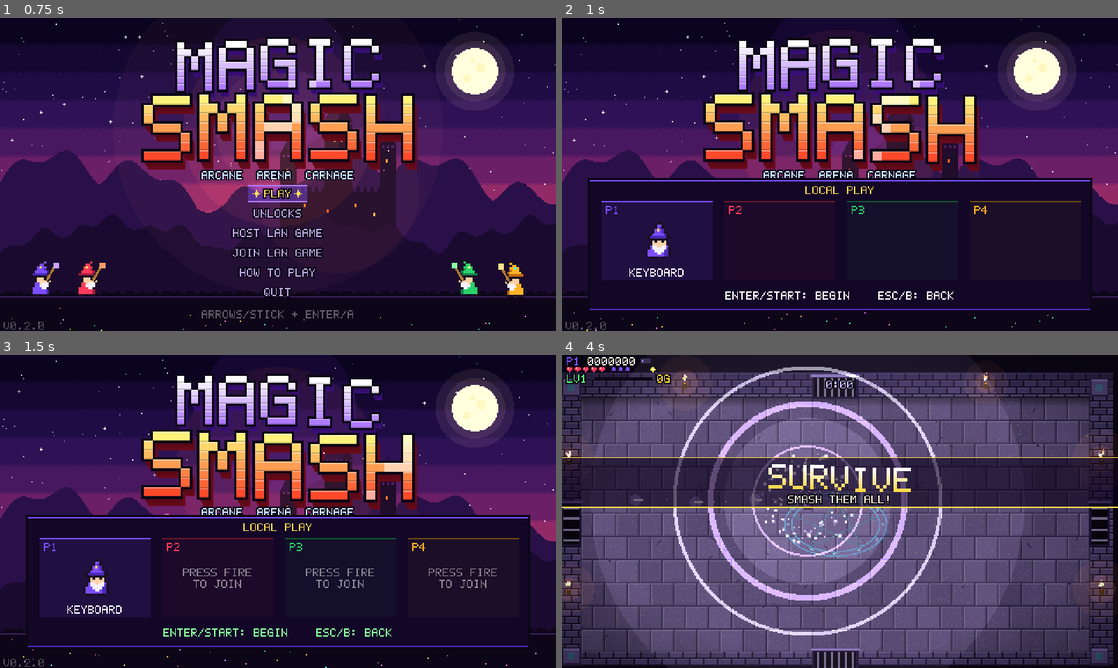
Above: before the commit, frames 1-4 (two rows, left to right).
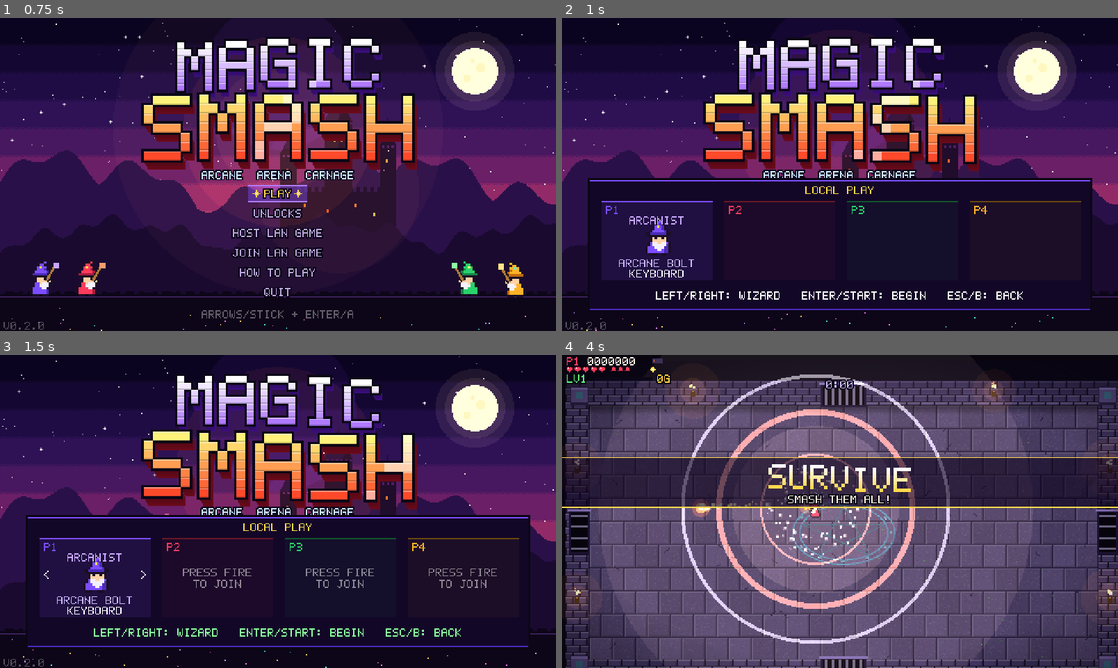
Above: after the commit, the same moments.

Repository: Proximo0/MagicSmash
Game: Godot game, scene res://game/main.tscn
The game is run twice, just before and just after one commit, with the same random seed, the same clock (stepped at 60 frames per second) and the same inputs.
Inputs (mouse positions are in pixels of both pictures, inside the frame that each line leads up to):
- Up to frame 1 (0.75 s): tap Enter at 0.5 s; move the mouse to (400, 158) at 0.52 s; hold Right from 0.53 s (still down); tap P at 0.6 s; click (400, 158) at 0.67 s
- Up to frame 2 (1 s): keep holding Right; tap Space at 0.77 s
- Up to frame 3 (1.5 s): release Right at 1.25 s; drag from (166, 527) to (250, 574) at 1.27 s
- Up to frame 4 (4 s): move the mouse to (895, 442) at 2.02 s; hold Right 2.03-2.75 s; tap Enter at 2.1 s; drag from (812, 574) to (673, 464) at 2.77 s; move the mouse to (1006, 558) at 3.52 s; hold Left from 3.53 s (still down); tap Z at 3.6 s; tap Space at 3.77 s

Frame 1 is identical in both runs. In frame 2, 1.2% of the frame differs, in the area x 10-83%, y 63-90%; in frame 3, 1.3%; in frame 4, 37%, in the area x 0-100%, y 0-100%.

Commit message:
Rework step 6c: pick your wizard in the lobby
Each player steps through four wizards (Violet Arcanist, Crimson Pyromancer,
Emerald Frostwarden, Amber Stormcaller) with their own keyboard or pad; no
two alike. The pick sets the robe colour everywhere and the starting spell.

Co-Authored-By: Claude Opus 5.5 <noreply@anthropic.com>
Claude-Session: https://claude.ai/code/session_01Mr779yQiKfgnxCHZUAtBUk

Diff:
--- a/game/arena/arena.gd
+++ b/game/arena/arena.gd
@@ -134,6 +134,7 @@
 	PlayerInput.touch = touch
 	touch.pause_pressed.connect(_toggle_pause)
 
+	G.slot_wizard = Net.wizard_picks()
 	Net.snapshot_received.connect(_on_snapshot)
 	Net.roster_changed.connect(_on_roster_changed)
 	if is_host:
@@ -142,7 +143,7 @@
 			slots.append(r.slot)
 		if slots.is_empty():
 			slots.append(0)
-		world = World.new(slots, int(Flags.get_arg("seed", "0")))
+		world = World.new(slots, int(Flags.get_arg("seed", "0")), null, Net.wizard_picks())
 		world.apply_meta(Save.run_bonuses())
 	Sfx.music("music_battle")
 
@@ -322,6 +323,7 @@
 		p.alive = pl[i + 7] > 0.5
 		p.invuln = pl[i + 8]
 		p.spell = int(pl[i + 9])
+		G.slot_wizard[slot] = int(pl[i + 10])
 		p.bombs = int(pl[i + 11])
 		p.score = int(pl[i + 12])
 		p.combo = int(pl[i + 13])
@@ -969,7 +971,7 @@
 		dirkey = "side"
 		flip = aim.x < 0
 	var fr := "a" if not p.moving or int(p.walk_t) % 2 == 0 else "b"
-	var key := "wiz%d_%s_%s" % [slot % 4, dirkey, fr]
+	var key := "wiz%d_%s_%s" % [G.wizard_of(slot), dirkey, fr]
 	var feet: Vector2 = p.pos + Vector2(0, 1)
 	if p.moving:
 		feet.y -= float(int(p.walk_t) % 2)
--- a/game/autoload/g.gd
+++ b/game/autoload/g.gd
@@ -47,8 +47,14 @@
 	high_score = Save.profile.high_score
 	return earned
 
-static func player_color(slot: int) -> Color:
-	return Sprites.PLAYER_COLORS[slot % 4].robe
+## Slot -> picked wizard (Wizards index) for drawing, filled from snapshots. A slot not in it shows its own colour.
+var slot_wizard := {}
 
-static func player_fx(slot: int) -> Color:
-	return Sprites.PLAYER_COLORS[slot % 4].fx
+func wizard_of(slot: int) -> int:
+	return int(slot_wizard.get(slot, slot % 4))
+
+func player_color(slot: int) -> Color:
+	return Sprites.PLAYER_COLORS[wizard_of(slot)].robe
+
+func player_fx(slot: int) -> Color:
+	return Sprites.PLAYER_COLORS[wizard_of(slot)].fx
--- a/game/autoload/net.gd
+++ b/game/autoload/net.gd
@@ -151,7 +151,7 @@
 		used.append(r.slot)
 	for s in G.MAX_PLAYERS:
 		if not used.has(s):
-			roster.append({"slot": s, "peer": peer, "device": device})
+			roster.append({"slot": s, "peer": peer, "device": device, "wizard": Wizards.first_free(s, _wizards_taken(-1))})
 			roster.sort_custom(func(a, b): return a.slot < b.slot)
 			return s
 	return -1
@@ -177,6 +177,40 @@
 		if r.peer == 1 and r.device == device:
 			roster.erase(r)
 	_push_roster()
+
+## Wizards (Wizards index) picked by everyone in the roster except `slot`.
+func _wizards_taken(slot: int) -> Array:
+	var out := []
+	for r in roster:
+		if r.slot != slot:
+			out.append(int(r.get("wizard", r.slot)))
+	return out
+
+## slot -> picked wizard, for World.new.
+func wizard_picks() -> Dictionary:
+	var out := {}
+	for r in roster:
+		out[r.slot] = int(r.get("wizard", r.slot))
+	return out
+
+## Called by the lobby when a local device steps left (-1) or right (+1) through the wizards.
+func cycle_wizard(device: int, dir: int) -> void:
+	if mode == Mode.CLIENT:
+		_request_wizard.rpc_id(1, device, dir)
+		return
+	_cycle_wizard(1, device, dir)
+
+func _cycle_wizard(peer: int, device: int, dir: int) -> void:
+	for r in roster:
+		if r.peer == peer and r.device == device:
+			r.wizard = Wizards.cycle(int(r.get("wizard", r.slot)), signi(dir), _wizards_taken(r.slot))
+	_push_roster()
+
+@rpc("any_peer", "reliable")
+func _request_wizard(device: int, dir: int) -> void:
+	if mode != Mode.HOST or in_game:
+		return
+	_cycle_wizard(multiplayer.get_remote_sender_id(), device, dir)
 
 func my_slots() -> Array:
 	var out := []
--- a/game/debug/autotest.gd
+++ b/game/debug/autotest.gd
@@ -13,6 +13,7 @@
 var _victory_shot := false
 var end_at := -1.0 # --end=SECONDS[:win] ends the run then (as a win with :win) to capture the results screen
 var end_win := false
+var wizard_steps := 0 # --wizard=N steps the first player N wizards to the right in the lobby
 var _results_shot := false
 var quit_at := 60.0
 var net := ""
@@ -35,6 +36,8 @@
 			end_at = float(spec[0])
 			end_win = spec.size() > 1 and spec[1] == "win"
 			quit_at = maxf(quit_at, end_at + 8.0)
+		if a.begins_with("--wizard="):
+			wizard_steps = int(a.substr(9))
 		if a == "--passive":
 			PlayerInput.bot_passive = true
 		if a.begins_with("--net="):
@@ -115,6 +118,8 @@
 				Net.start_offline()
 				Net.add_local_device(0)
 				title.state = 2
+			for _i in wizard_steps:
+				Net.cycle_wizard(G.DEV_KBM, 1)
 		elif name == "@play":
 			PlayerInput.bot = true
 			if net == "join":
--- a/game/input/player_input.gd
+++ b/game/input/player_input.gd
@@ -87,6 +87,24 @@
 		return event.button_index == JOY_BUTTON_B
 	return false
 
+## [device, -1 left or +1 right] for a sideways menu press, or [-99, 0]. The lobby uses it so each player
+## steps through the wizards with their own keyboard or pad.
+static func menu_side(event: InputEvent) -> Array:
+	if event is InputEventKey and event.pressed and not event.echo:
+		match event.physical_keycode:
+			KEY_LEFT, KEY_A: return [G.DEV_KBM, -1]
+			KEY_RIGHT, KEY_D: return [G.DEV_KBM, 1]
+	if event is InputEventJoypadButton and event.pressed:
+		if event.button_index == JOY_BUTTON_DPAD_LEFT: return [event.device, -1]
+		if event.button_index == JOY_BUTTON_DPAD_RIGHT: return [event.device, 1]
+	if event is InputEventJoypadMotion and event.axis == JOY_AXIS_LEFT_X:
+		var key := "stickx%d" % event.device
+		var was: float = _bomb_held.get(key, 0.0)
+		_bomb_held[key] = event.axis_value
+		if event.axis_value < -0.6 and was >= -0.6: return [event.device, -1]
+		if event.axis_value > 0.6 and was <= 0.6: return [event.device, 1]
+	return [-99, 0]
+
 ## -1 up, +1 down, 0 none.
 static func menu_dir(event: InputEvent) -> int:
 	if event is InputEventKey and event.pressed:
--- /dev/null
+++ b/game/logic/wizards.gd
@@ -0,0 +1,50 @@
+class_name Wizards
+extends RefCounted
+## The four wizards a player can pick in the lobby. Each is one of the four robe colours
+## (Sprites.PLAYER_COLORS, same order) and starts the run with its own spell weapon at level 1.
+## Pure data plus the rules for picking: no two wizards in a party are the same.
+
+## [name, title, starting spell (World.SP_*)]. Indices are what the roster and snapshots carry.
+const ROSTER: Array = [
+	["VIOLET", "ARCANIST", 0], # arcane bolt
+	["CRIMSON", "PYROMANCER", 1], # fireball
+	["EMERALD", "FROSTWARDEN", 2], # frost fan
+	["AMBER", "STORMCALLER", 3], # chain lightning
+]
+
+
+static func count() -> int:
+	return ROSTER.size()
+
+
+static func wizard_name(w: int) -> String:
+	return ROSTER[clampi(w, 0, count() - 1)][0]
+
+
+static func title(w: int) -> String:
+	return ROSTER[clampi(w, 0, count() - 1)][1]
+
+
+static func start_spell(w: int) -> int:
+	return int(ROSTER[clampi(w, 0, count() - 1)][2])
+
+
+## The next wizard from `current` in direction `dir` (+1 or -1) that nobody in `taken` has, wrapping around.
+## Returns `current` when every other wizard is taken.
+static func cycle(current: int, dir: int, taken: Array) -> int:
+	var w := current
+	for _i in count():
+		w = wrapi(w + dir, 0, count())
+		if w == current or not taken.has(w):
+			return w
+	return current
+
+
+## The first wizard nobody in `taken` has, trying `preferred` first (a new player gets their slot's colour).
+static func first_free(preferred: int, taken: Array) -> int:
+	if not taken.has(preferred):
+		return preferred
+	for w in count():
+		if not taken.has(w):
+			return w
+	return preferred
--- a/game/logic/world.gd
+++ b/game/logic/world.gd
@@ -92,7 +92,7 @@
 	[380.0, 26.0, 14.0, 5000, 2],# lich
 ]
 
-## Floats per player in snapshot()["p"]: 19 core values (index 9 is the main spell, 10 is unused), then xp,
+## Floats per player in snapshot()["p"]: 19 core values (index 9 is the main spell, 10 the wizard picked), then xp,
 ## xp needed, level, offer id, 3 x (offered upgrade index or -1, the level it would reach), and the 5 spell
 ## weapon levels (0 = not owned, Spells.MAX_LEVEL + 1 = evolved), run gold and max hearts.
 const PLAYER_FLOATS := 36
@@ -130,6 +130,7 @@
 
 class Player:
 	var slot := 0
+	var wizard := 0 # Wizards index: robe colour and starting spell
 	var pos := Vector2.ZERO
 	var vel := Vector2.ZERO
 	var aim := Vector2.DOWN
@@ -270,8 +271,9 @@
 ## Gameplay numbers. Tuning.shared() unless a test or sim passes its own.
 var tune: Tuning
 
-## seed_value 0 picks a random seed (normal play); tests, sims and replays pass a fixed one.
-func _init(slots: Array, seed_value: int = 0, tuning: Tuning = null) -> void:
+## seed_value 0 picks a random seed (normal play); tests, sims and replays pass a fixed one. `wizards` maps a
+## slot to the Wizards index its player picked in the lobby; a slot not in it plays the wizard of its own colour.
+func _init(slots: Array, seed_value: int = 0, tuning: Tuning = null, wizards: Dictionary = {}) -> void:
 	tune = tuning if tuning != null else Tuning.shared()
 	horde_budget = tune.horde_start_budget
 	shrine_t = tune.shrine_first
@@ -286,7 +288,9 @@
 		var p := Player.new()
 		p.slot = s
 		p.pos = c + offs[s % 4]
-		p.upgrades[Upgrades.weapon_entry(SP_ARCANE)] = 1
+		p.wizard = clampi(int(wizards.get(s, s % Wizards.count())), 0, Wizards.count() - 1)
+		p.upgrades[Upgrades.weapon_entry(Wizards.start_spell(p.wizard))] = 1
+		_refresh_spell(p)
 		players[s] = p
 	record = Results.new(slots)
 	events.append([EV_WAVE, 0, 0, wave, 0])
@@ -1555,7 +1559,7 @@
 	var pl := PackedFloat32Array()
 	for p in players.values():
 		pl.append_array([p.slot, p.pos.x, p.pos.y, p.aim.x, p.aim.y, p.hp, p.lives,
-			1.0 if p.alive else 0.0, p.invuln, p.spell, 0.0, p.bombs, p.score,
+			1.0 if p.alive else 0.0, p.invuln, p.spell, p.wizard, p.bombs, p.score,
 			p.combo, p.haste, p.orbit, p.orbit_ang, p.flash, 1.0 if p.moving else 0.0,
 			p.xp, tune.xp_to_next(p.level), p.level, p.offer])
 		for c in 3:
--- a/game/ui/title.gd
+++ b/game/ui/title.gd
@@ -431,15 +431,24 @@
 		for e in Net.roster:
 			if e.slot == slot:
 				entry = e
-		var col := G.player_color(slot)
+		var wiz: int = int(entry.get("wizard", slot)) if entry else slot
+		var col: Color = Sprites.PLAYER_COLORS[wiz].robe
 		ci.draw_rect(r, Color(col.r, col.g, col.b, 0.12 if entry else 0.04))
 		ci.draw_rect(Rect2(r.position, Vector2(r.size.x, 1)), col if entry else col.darkened(0.6))
 		PixelFont.draw(ci, "P%d" % (slot + 1), r.position + Vector2(4, 4), 1, col)
 		if entry:
-			var key := "wiz%d_down_%s" % [slot, "a" if int(t * 3 + slot) % 2 == 0 else "b"]
-			Sprites.draw_at(ci, key, r.position + Vector2(48, 50), false, false, Color.WHITE, 2.0)
+			var key := "wiz%d_down_%s" % [wiz, "a" if int(t * 3 + slot) % 2 == 0 else "b"]
+			Sprites.draw_at(ci, key, r.position + Vector2(48, 47), false, false, Color.WHITE, 2.0)
+			# The wizard picked, with arrows to step through the free ones, and the spell it starts with.
+			var cx := r.get_center().x
+			PixelFont.draw_centered(ci, Wizards.title(wiz), cx, r.position.y + 13, 1, Sprites.PLAYER_COLORS[wiz].fx)
+			if entry.peer == Net.my_peer and int(t * 2) % 2 == 0:
+				PixelFont.draw(ci, "<", Vector2(r.position.x + 4, r.position.y + 28), 1, Color.WHITE)
+				PixelFont.draw(ci, ">", Vector2(r.end.x - 9, r.position.y + 28), 1, Color.WHITE)
+			var spell := Upgrades.display_name(Upgrades.weapon_entry(Wizards.start_spell(wiz)))
+			PixelFont.draw_centered(ci, spell, cx, r.end.y - 18, 1, Color("c9b8ff"))
 			var who := _device_name(entry.device) if entry.peer == Net.my_peer else "LAN PLAYER"
-			PixelFont.draw_centered(ci, who, r.get_center().x, r.end.y - 10, 1, Color.WHITE)
+			PixelFont.draw_centered(ci, who, cx, r.end.y - 9, 1, Color.WHITE)
 		else:
 			if int(t * 2) % 2 == 0:
 				PixelFont.draw_centered(ci, "PRESS FIRE", r.get_center().x, r.position.y + 26, 1, Color(1, 1, 1, 0.5))
@@ -450,7 +459,7 @@
 	elif G.touch_active:
 		foot = "TAP HERE TO START"
 	else:
-		foot = "ENTER/START: BEGIN    ESC/B: BACK"
+		foot = "LEFT/RIGHT: WIZARD   ENTER/START: BEGIN   ESC/B: BACK"
 	PixelFont.draw_centered(ci, foot, 240, 236, 1, Color("8bff9e") if int(t * 2) % 2 == 0 else Color.WHITE)
 	if Net.mode == Net.Mode.HOST:
 		var ips := Net.local_ips()
@@ -492,7 +501,7 @@
 		["", ""],
 		["SPELLS", "CAST THEMSELVES. LEVEL UP AND TOMES ADD MORE"],
 		["LOOT", "CHESTS FROM ELITES. SPEND GOLD AT SHRINES"],
-		["", "SURVIVE THE HORDE. THE LICH COMES EVERY 5 MINUTES."],
+		["", "SURVIVE THE HORDE. SLAY THE ARCHLICH AT 15:00 TO WIN."],
 		["", "RUNS EARN CRYSTALS FOR UNLOCKS."],
 	]
 	var y := 146
@@ -544,6 +553,11 @@
 			if tap:
 				if tap_pos.y > 228 and Net.mode != Net.Mode.CLIENT:
 					_begin()
+				return
+			var side: Array = PlayerInput.menu_side(event)
+			if int(side[1]) != 0 and G.local_devices.has(int(side[0])):
+				Net.cycle_wizard(int(side[0]), int(side[1]))
+				Sfx.play("menu_move")
 				return
 			if dev != -99:
 				if G.local_devices.has(dev):
--- /dev/null
+++ b/tests/unit/test_wizards.gd
@@ -0,0 +1,29 @@
+extends TestCase
+## Wizards: the four pickable wizards (game/logic/wizards.gd).
+
+
+func test_roster_matches_the_robe_colours() -> void:
+	assert_eq(Wizards.count(), Sprites.PLAYER_COLORS.size())
+	for w: int in Wizards.count():
+		assert_eq(Wizards.wizard_name(w), Sprites.PLAYER_COLORS[w].name)
+
+
+func test_every_wizard_starts_with_a_different_spell() -> void:
+	var seen := {}
+	for w: int in Wizards.count():
+		var sp: int = Wizards.start_spell(w)
+		assert_true(sp >= 0 and sp < Spells.COUNT)
+		assert_false(seen.has(sp), "two wizards start with spell %d" % sp)
+		seen[sp] = true
+
+
+func test_cycle_skips_taken_wizards_and_wraps() -> void:
+	assert_eq(Wizards.cycle(0, 1, [1, 2]), 3)
+	assert_eq(Wizards.cycle(0, -1, [3]), 2)
+	assert_eq(Wizards.cycle(3, 1, []), 0)
+	assert_eq(Wizards.cycle(2, 1, [0, 1, 3]), 2, "nothing free: keep the current one")
+
+
+func test_first_free_prefers_the_slot_colour() -> void:
+	assert_eq(Wizards.first_free(2, [0]), 2)
+	assert_eq(Wizards.first_free(2, [2, 0]), 1)
--- a/tests/unit/test_world.gd
+++ b/tests/unit/test_world.gd
@@ -206,11 +206,28 @@
 	return n
 
 
-func test_wizards_start_with_arcane_bolt() -> void:
-	var w := World.new([0, 1], 3)
-	for s: int in [0, 1]:
-		assert_eq(Upgrades.weapon_level(_player(w, s).upgrades, World.SP_ARCANE), 1)
-		assert_eq(Upgrades.weapon_level(_player(w, s).upgrades, World.SP_FIRE), 0)
+func test_each_wizard_starts_with_its_spell() -> void:
+	var w := World.new([0, 1, 2, 3], 3)
+	for s: int in [0, 1, 2, 3]:
+		var p := _player(w, s)
+		assert_eq(p.wizard, s, "a slot with no pick plays its own colour")
+		var sp: int = Wizards.start_spell(s)
+		assert_eq(Upgrades.weapon_level(p.upgrades, sp), 1)
+		assert_eq(p.spell, sp)
+		var owned: int = 0
+		for k: int in Spells.COUNT:
+			owned += Upgrades.weapon_level(p.upgrades, k)
+		assert_eq(owned, 1, "slot %d starts with one weapon" % s)
+
+
+func test_picked_wizards_are_kept_and_sent() -> void:
+	var w := World.new([0, 1], 3, null, {0: 3, 1: 1})
+	assert_eq(_player(w, 0).wizard, 3)
+	assert_eq(Upgrades.weapon_level(_player(w, 0).upgrades, Wizards.start_spell(3)), 1)
+	assert_eq(Upgrades.weapon_level(_player(w, 0).upgrades, World.SP_ARCANE), 0)
+	var pl: PackedFloat32Array = w.snapshot().p
+	assert_eq(int(pl[10]), 3)
+	assert_eq(int(pl[World.PLAYER_FLOATS + 10]), 1)
 
 
 func test_spells_auto_cast_at_the_nearest_enemy() -> void:
Not shown, added: game/logic/wizards.gd.uid
Not shown, added: tests/unit/test_wizards.gd.uid
Not shown, changed: CLAUDE.md
Not shown, changed: docs/handoff.md
